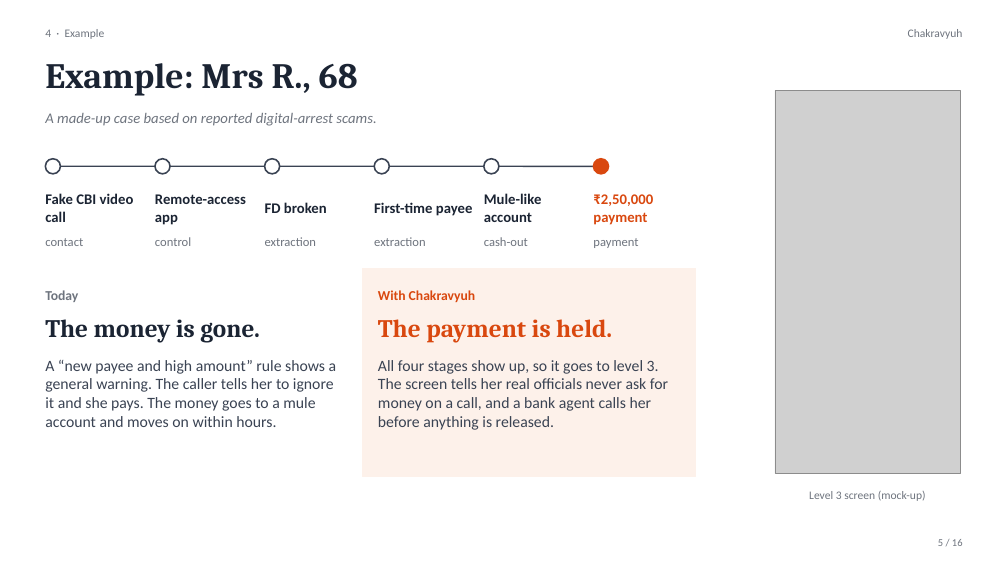
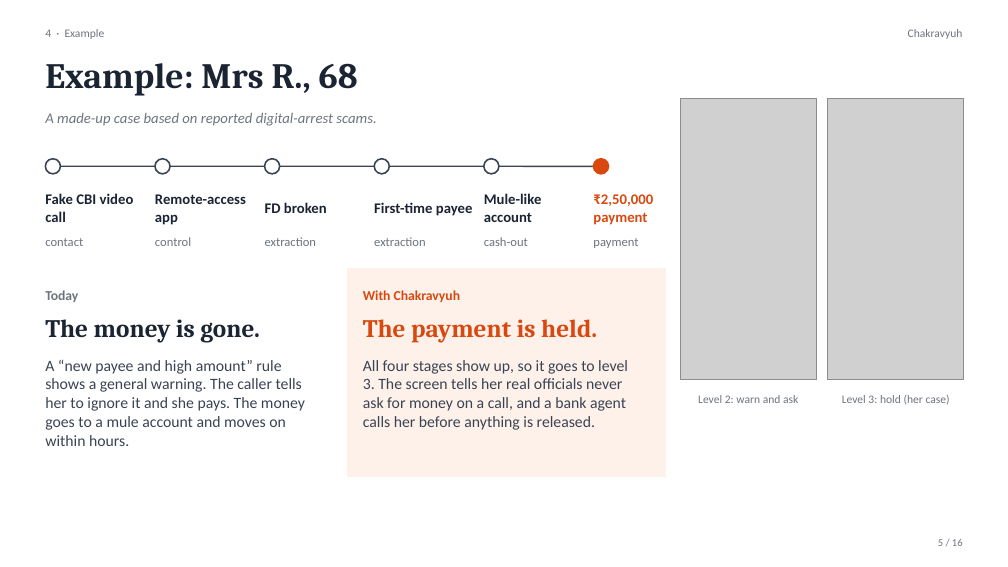
Before and after one commit to MathewsV-Manoj/Amazon-x-IITD, a slide deck: slide 5 of submission/ppt/Chakravyuh_RAKSHAM_Round1.pptx. Drawn at 1008x567 pixels with LibreOffice and Linux fonts; fonts in the diff are those of the drawing; grey boxes stand for pictures. Boxes give left, top, right and bottom in pixels: in the first picture for what was removed or moved away, otherwise in the second. Text is boxed around its words. In the diff, an @@ line names an element or a change of style, - is before the commit and + after.

```diff
--- a/submission/ppt/Chakravyuh_RAKSHAM_Round1.pptx
+++ b/submission/ppt/Chakravyuh_RAKSHAM_Round1.pptx
@@ picture added at box(681, 98, 817, 380) @@
@@ picture: place and size @@
-picture at box(775, 91, 960, 473)
+picture at box(828, 98, 964, 380)
@@ rectangle: place and size @@
-rectangle at box(363, 268, 696, 476)
+rectangle at box(348, 268, 665, 476)
@@ text "With Chakravyuh": place and size @@
-text "With Chakravyuh" at box(378, 290, 475, 302)
+text "With Chakravyuh" at box(363, 290, 460, 302)
@@ text "The payment is held.": place and size @@
-text "The payment is held." at box(378, 319, 612, 343)
+text "The payment is held." at box(363, 319, 597, 343)
@@ text "A “new payee and high ..." rewrapped from box(45, 360, 337, 427) to box(45, 360, 305, 446) @@
@@ text "All four stages show up, ..." rewrapped from box(378, 360, 668, 430) to box(363, 360, 628, 430) @@
@@ text at box(698, 395, 798, 403): text changed @@
-Level 3 screen (mock-up)
+Level 2: warn and ask
@@ text added at box(842, 395, 950, 404), 11 pt, text #6E747E @@
+Level 3: hold (her case)
```
Also in this commit, not shown: 8 other slides changed, 4 slides added, 4 slides removed, 7 other files.
